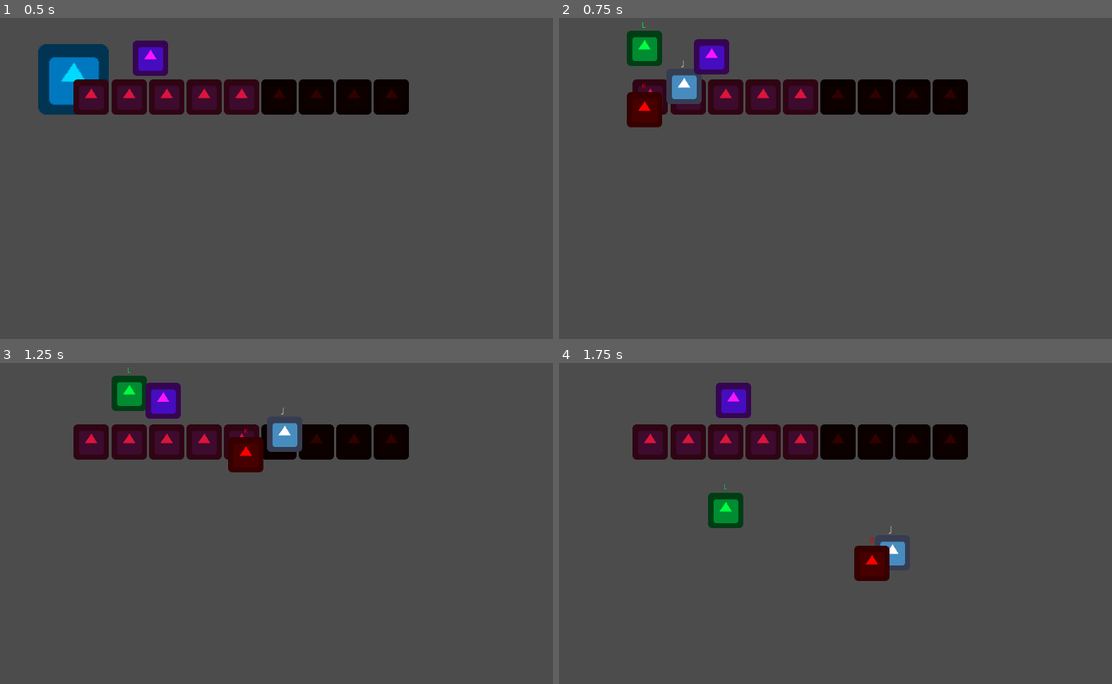
Above: before the commit, frames 1-4 (two rows, left to right).
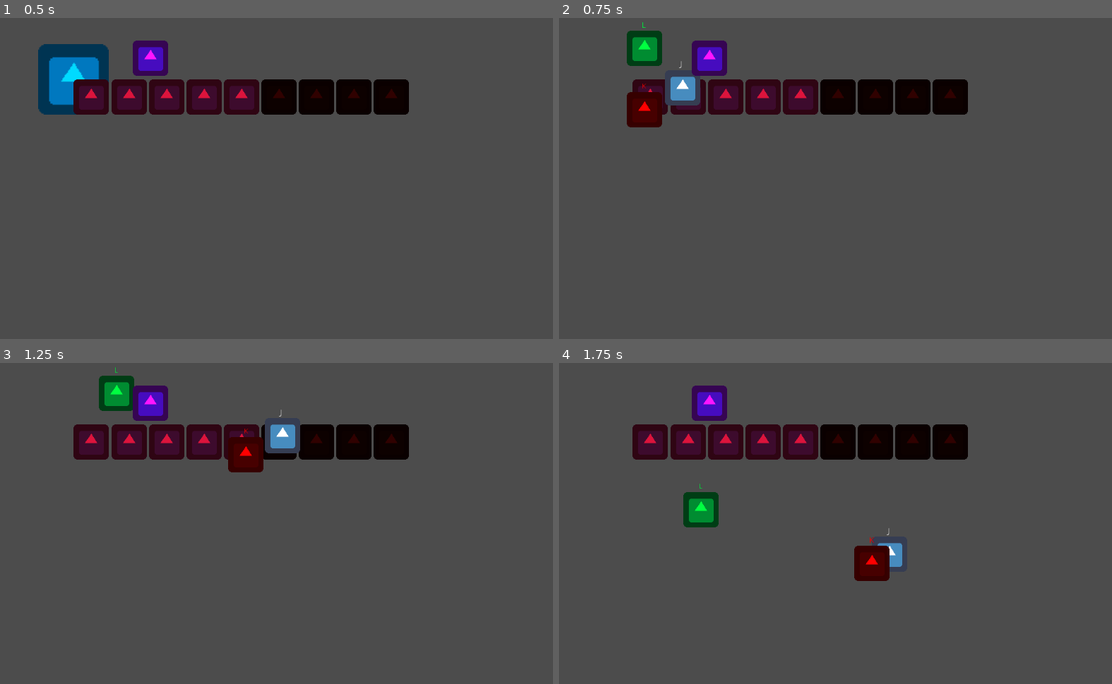
Above: after the commit, the same moments.

Repository: Phischermen/GMTK-JAM-2021
Game: Godot game, scene res://CerbusTest.tscn
The game is run twice, just before and just after one commit, with the same random seed, the same clock (stepped at 60 frames per second) and the same inputs. The engine's default icon, where the game draws it, is replaced by a stand-in: a white triangle on a blue panel in a dark square.
Inputs:
- Up to frame 1 (0.5 s): no input
- Up to frame 2 (0.75 s): tap Enter at 0.5 s; hold D (move_right) from 0.53 s (still down); hold Space (join_together_or_break_apart) from 0.53 s (still down)
- Up to frame 3 (1.25 s): keep holding D (move_right); keep holding Space (join_together_or_break_apart)
- Up to frame 4 (1.75 s): release D (move_right) at 1.28 s; release Space (join_together_or_break_apart) at 1.28 s; hold S (move_down) from 1.28 s (still down); tap Space (join_together_or_break_apart) at 1.35 s

Frame 1 is identical in both runs. In frame 2, 0.5% of the frame differs, in the area x 19-31%, y 6-28%; in frame 3, 1.5%; in frame 4, 2.4%, in the area x 22-63%, y 6-64%.

Commit message:
Check that collider is Rigidbody in controllable actor

Diff:
--- a/SYNTHA-6/Actors/controllable_actor.gd
+++ b/SYNTHA-6/Actors/controllable_actor.gd
@@ -44,4 +44,5 @@
 	#push objects
 	for index in get_slide_count():
 		var collision = get_slide_collision(index)
-		collision.collider.apply_central_impulse(-collision.normal * push)
+		if collision.collider is RigidBody:
+			collision.collider.apply_central_impulse(-collision.normal * push)
